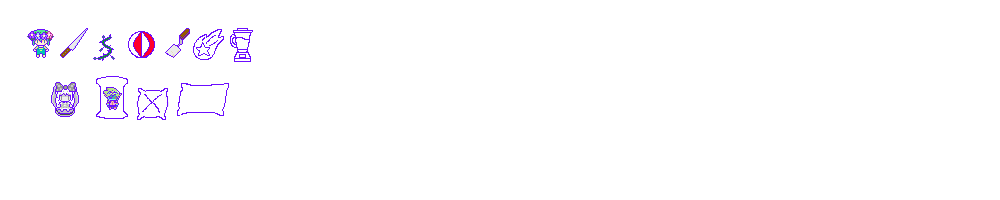
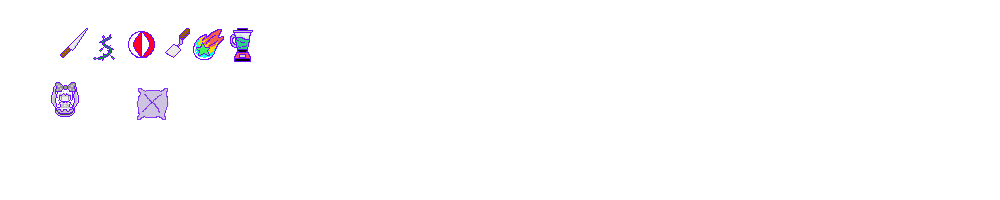
Before/after of a 1000 × 200 layered artwork. What changed in the layer stack:
painted on "Layer 5" over (x1=27, y1=29, x2=252, y2=120)
